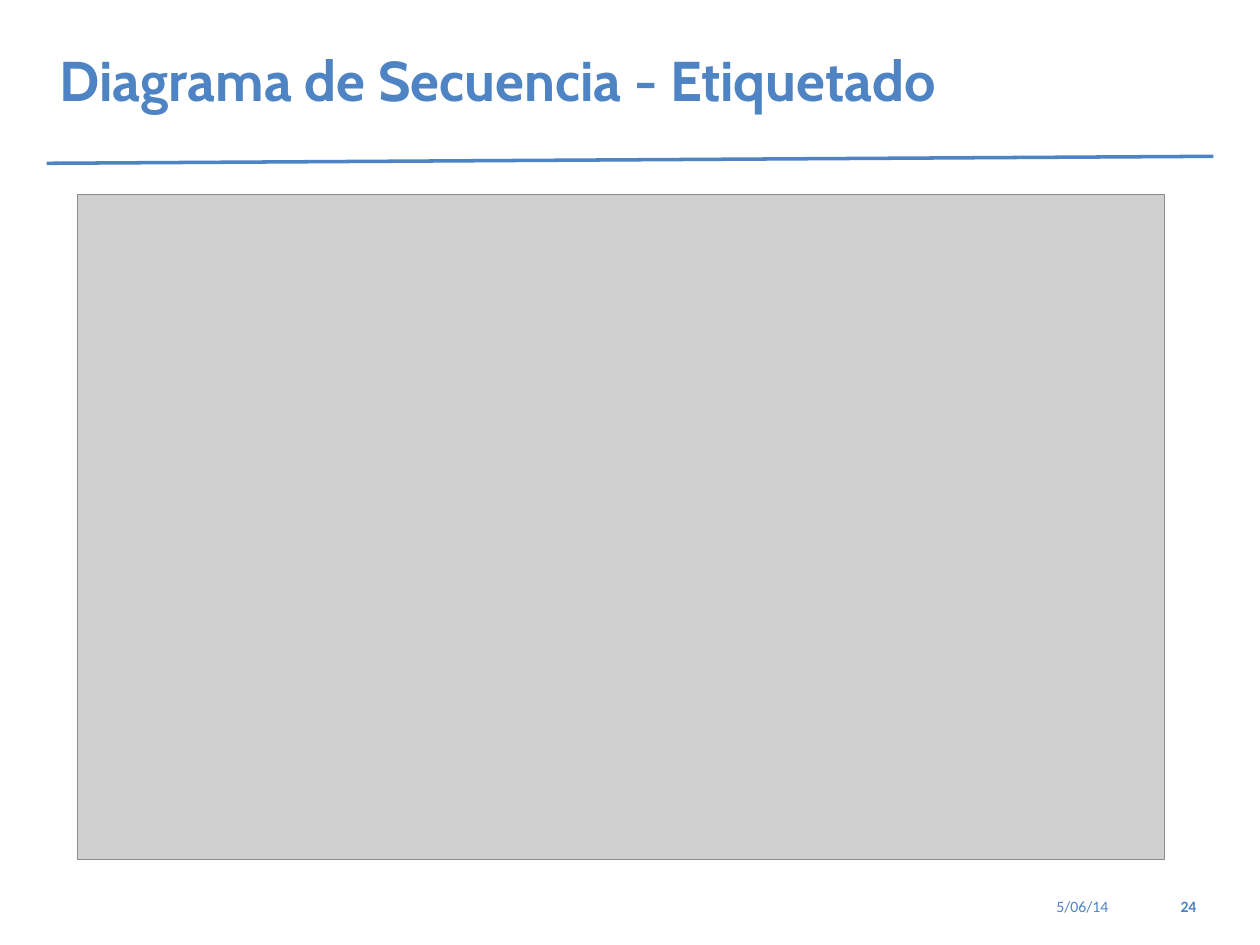
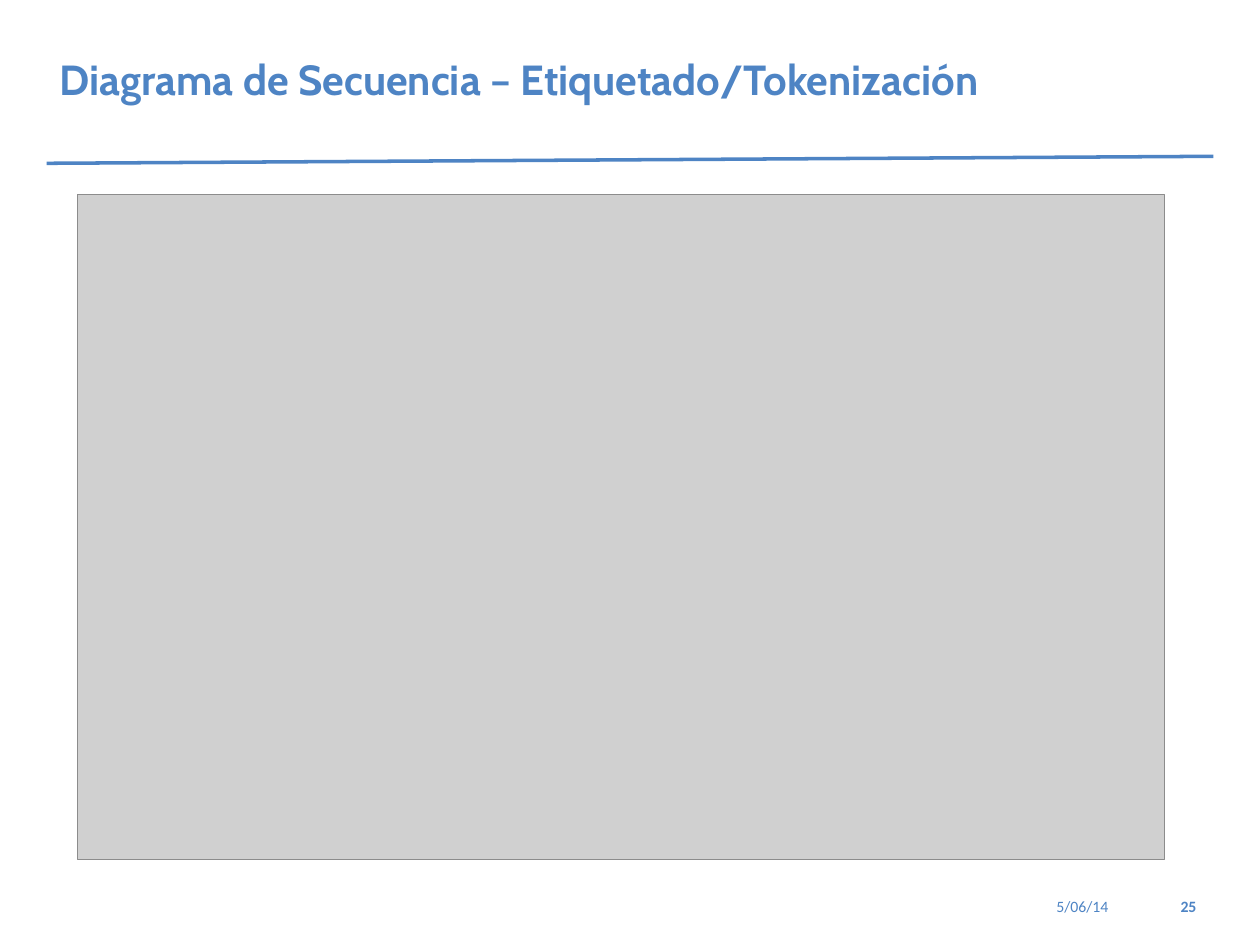
Before and after one commit to wfabricms/tesisDocument, a slide deck: slide 25 of presentacion/Presentacion Tesis 2014 - II.pptx (slide 24 before the commit). Drawn at 1260x945 pixels with LibreOffice and Linux fonts; fonts in the diff are those of the drawing; grey boxes stand for pictures. Boxes give left, top, right and bottom in pixels: in the first picture for what was removed or moved away, otherwise in the second. Text is boxed around its words. In the diff, an @@ line names an element or a change of style, - is before the commit and + after.

```diff
--- a/presentacion/Presentacion Tesis 2014 - II.pptx
+++ b/presentacion/Presentacion Tesis 2014 - II.pptx
@@ text at [60, 63, 979, 105]: text changed; size 32 to 24 pt @@
-Diagrama de Secuencia - Etiquetado
+Diagrama de Secuencia – Etiquetado/Tokenización
@@ page number at [1181, 901, 1197, 912]: text changed @@
-24
+25
```
Also in this commit, not shown: 11 other slides changed, 2 slides added, 22 other files.
